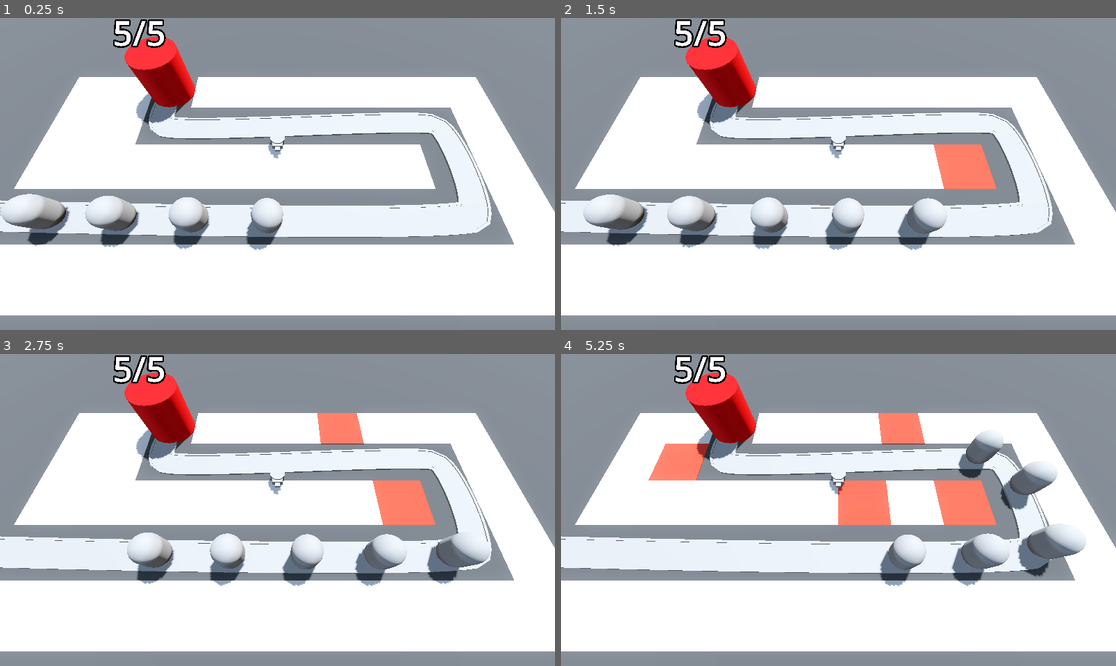
Above: before the commit, frames 1-4 (two rows, left to right).
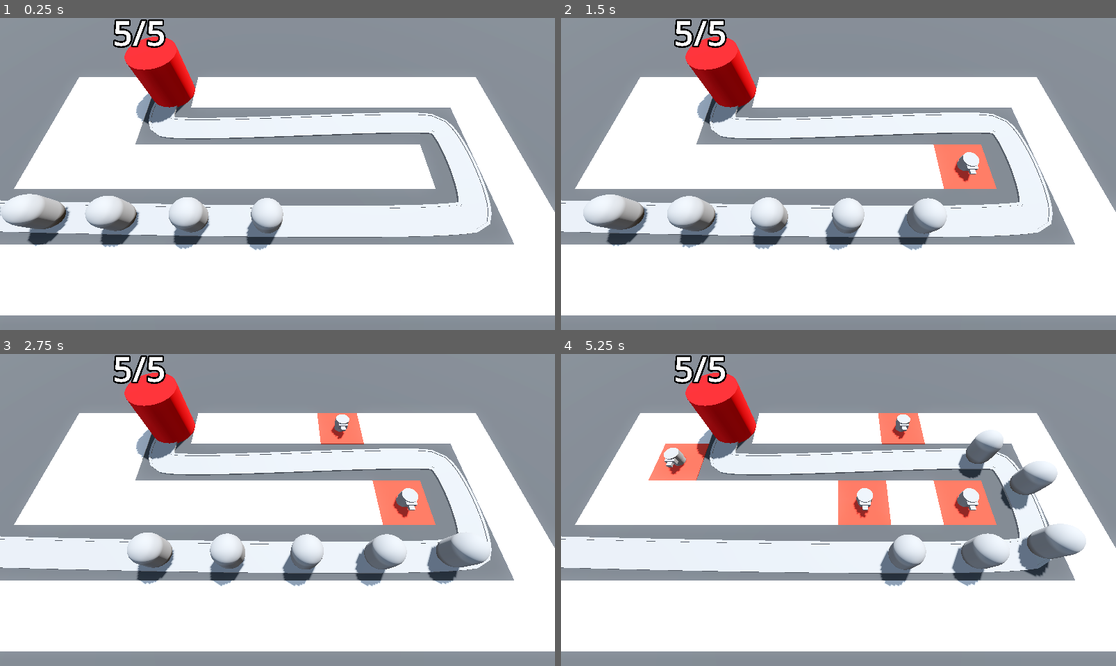
Above: after the commit, the same moments.

Repository: yubinex/barbarian-blaster
Game: Godot game, scene res://base_level.tscn
Two runs of this game, one before a commit and one after it. Both use one fixed random seed, a clock stepped at 60 frames per second and the inputs below.
Inputs (mouse positions are in pixels of both pictures, inside the frame that each line leads up to):
- Up to frame 1 (0.25 s): no input
- Up to frame 2 (1.5 s): move the mouse to (960, 158) at 0.52 s; click (960, 158) at 0.6 s; move the mouse to (727, 189) at 1.27 s; click (727, 189) at 1.35 s
- Up to frame 3 (2.75 s): move the mouse to (333, 441) at 2.02 s; click (333, 441) at 2.1 s
- Up to frame 4 (5.25 s): move the mouse to (810, 572) at 2.77 s; click (810, 572) at 2.85 s; move the mouse to (1005, 556) at 3.52 s; click (1005, 556) at 3.6 s; move the mouse to (672, 463) at 4.27 s; click (672, 463) at 4.35 s; move the mouse to (866, 510) at 5.02 s; click (866, 510) at 5.1 s

The runs differ from the first frame. In frame 1, 0.1% of the frame differs, in the area x 48-52%, y 37-46%; in frame 2, 0.4%; in frame 3, 0.6%; in frame 4, 1.1%, in the area x 18-76%, y 19-53%.

Commit message:
feat: Implement turret placement logic
This commit introduces the functionality for players to place turrets on the grid.

- The `RayPickerCamera` script now detects clicks on valid, empty grid cells and communicates the position to the `TurretManager`.
- The `TurretManager` script (`turret_manager.gd`) has a new `build_turret` function that instantiates a turret and places it at the specified world coordinates.
- The `base_level.tscn` is updated to link the `RayPickerCamera` with the `TurretManager` node.

Diff:
--- a/base_level.tscn
+++ b/base_level.tscn
@@ -44,9 +44,10 @@
 size = Vector3(100, 2, 100)
 material = SubResource("StandardMaterial3D_bo3yr")
 
-[node name="RayPickerCamera" parent="." node_paths=PackedStringArray("grid_map") instance=ExtResource("1_3o4py")]
+[node name="RayPickerCamera" parent="." node_paths=PackedStringArray("grid_map", "turret_manager") instance=ExtResource("1_3o4py")]
 transform = Transform3D(1, 0, 0, 0, 0.422618, 0.906308, 0, -0.906308, 0.422618, 0, 14.5, 9.5)
 grid_map = NodePath("../GridMap")
+turret_manager = NodePath("../TurretManager")
 
 [node name="GridMap" type="GridMap" parent="."]
 mesh_library = ExtResource("1_bo3yr")
--- a/ray_picker_camera/ray_picker_camera.gd
+++ b/ray_picker_camera/ray_picker_camera.gd
@@ -3,6 +3,7 @@
 
 @export var raycast_distance: float = 100.0
 @export var grid_map: GridMap
+@export var turret_manager: Turret
 
 @onready var ray_cast_3d: RayCast3D = $RayCast3D
 
@@ -29,5 +30,7 @@
 
 				if grid_map.get_cell_item(cell_coordinates) == TileType.FREE_SPACE:
 					grid_map.set_cell_item(cell_coordinates, TileType.TURRET_SPACE)
+					var tile_position: Vector3 = grid_map.map_to_local(cell_coordinates)
+					turret_manager.build_turret(tile_position)
 	else:
 		Input.set_default_cursor_shape(Input.CURSOR_ARROW)
--- a/turret_manager.gd
+++ b/turret_manager.gd
@@ -1,9 +1,11 @@
+class_name Turret
 extends Node3D
 
 
 @export var turret: PackedScene
 
 
-func _ready() -> void:
-	var new_turret = turret.instantiate()
+func build_turret(turret_position: Vector3) -> void:
+	var new_turret: Node3D = turret.instantiate()
 	add_child(new_turret)
+	new_turret.global_position = turret_position
